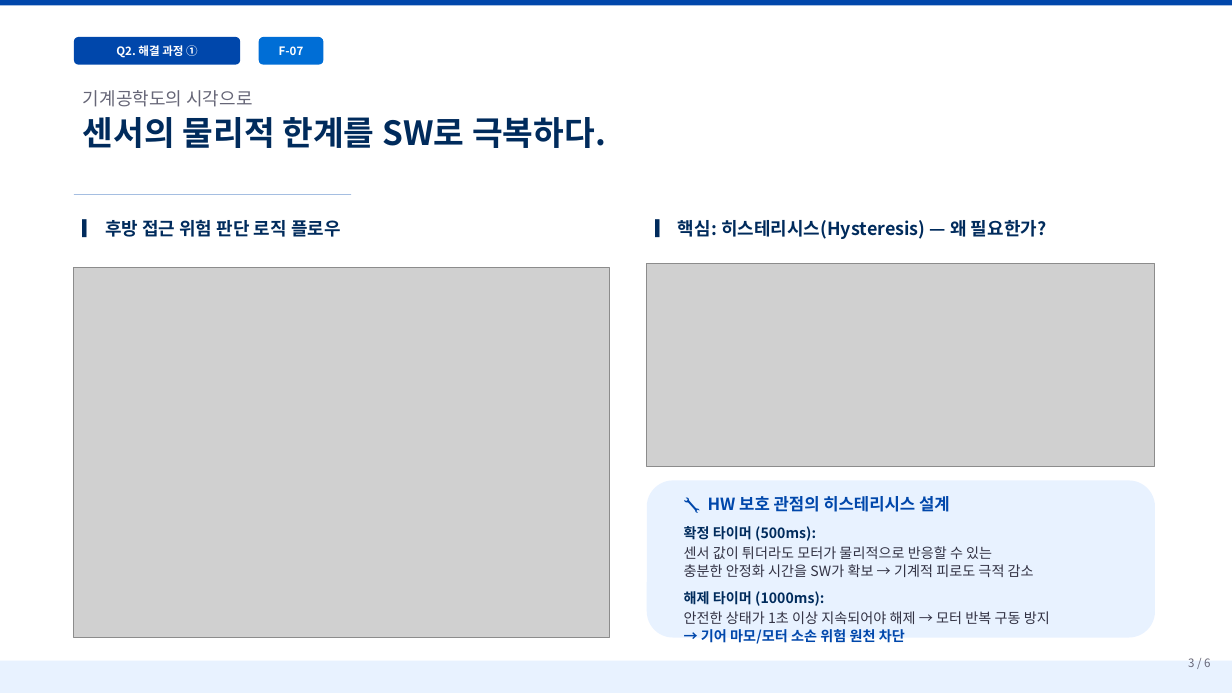
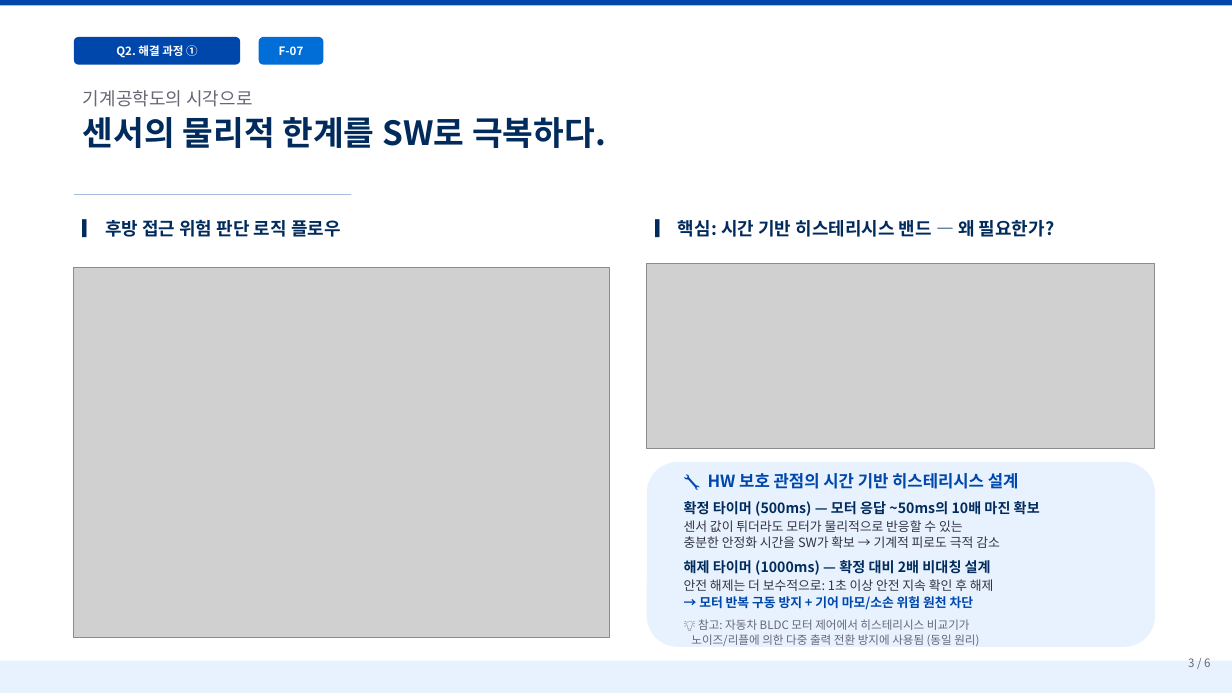
Before and after one commit to MBP-T05/MBP-T05-ChildLock, a slide deck: slide 3 of docs/SL_온라인PT_발표자료.pptx. Drawn at 1232x693 pixels with LibreOffice and Linux fonts; fonts in the diff are those of the drawing; grey boxes stand for pictures. Boxes give left, top, right and bottom in pixels: in the first picture for what was removed or moved away, otherwise in the second. Text is boxed around its words. In the diff, an @@ line names an element or a change of style, - is before the commit and + after.

```diff
--- a/docs/SL_온라인PT_발표자료.pptx
+++ b/docs/SL_온라인PT_발표자료.pptx
@@ text at <box>678,220,1055,237</box>: text changed @@
-▎ 핵심: 히스테리시스(Hysteresis) — 왜 필요한가?
+▎ 핵심: 시간 기반 히스테리시스 밴드 — 왜 필요한가?
@@ picture: place and size @@
-picture at <box>647,263,1155,467</box>
+picture at <box>647,263,1155,448</box>
@@ rounded rectangle: place and size @@
-rounded rectangle at <box>647,481,1155,638</box>
+rounded rectangle at <box>647,462,1155,647</box>
@@ text "🔧 HW 보호 관점의 시간 ...": place and size @@
-text "🔧 HW 보호 관점의 시간 ..." at <box>684,496,1050,644</box>
+text "🔧 HW 보호 관점의 시간 ..." at <box>684,473,1040,646</box>
@@ text at <box>684,473,1040,516</box>: text changed; size 13 to 11 pt; text colour #0047AB to #002B5C @@
-🔧 HW 보호 관점의 히스테리시스 설계
-확정 타이머 (500ms):
+🔧 HW 보호 관점의 시간 기반 히스테리시스 설계
+확정 타이머 (500ms) — 모터 응답 ~50ms의 10배 마진 확보
@@ text at <box>684,520,1000,548</box>: size 11 to 10 pt in "센서 값이 튀더라도 모터가 물리적으로 반응할 수 ...", "충분한 안정화 시간을 SW가 확보 → 기계적 ..."; less space between paragraphs @@
@@ text at <box>684,558,994,646</box>: text changed; size 11 to 9 pt; text colour #333344 to #666677; bold off @@
-해제 타이머 (1000ms):
-안전한 상태가 1초 이상 지속되어야 해제 → 모터 반복 구동 방지
-→ 기어 마모/모터 소손 위험 원천 차단
+해제 타이머 (1000ms) — 확정 대비 2배 비대칭 설계
+안전 해제는 더 보수적으로: 1초 이상 안전 지속 확인 후 해제
+→ 모터 반복 구동 방지 + 기어 마모/소손 위험 원천 차단
+💡 참고: 자동차 BLDC 모터 제어에서 히스테리시스 비교기가
+노이즈/리플에 의한 다중 출력 전환 방지에 사용됨 (동일 원리)
```
Also in this commit, not shown: 2 other slides changed.
